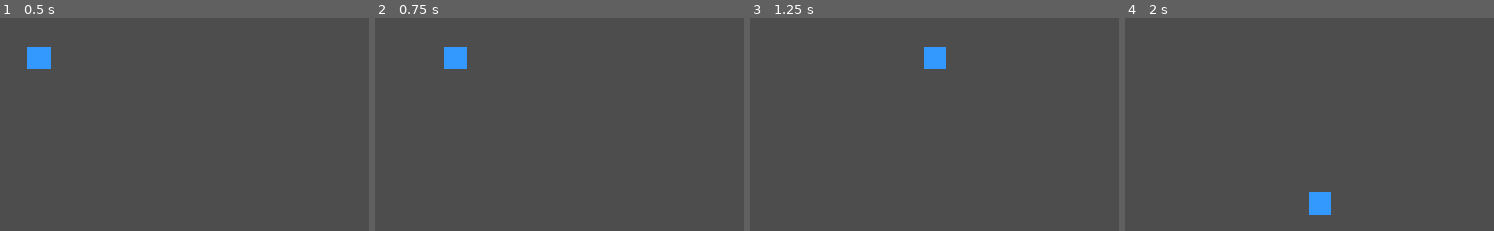
Above: before the commit, frames 1-4 (left to right).
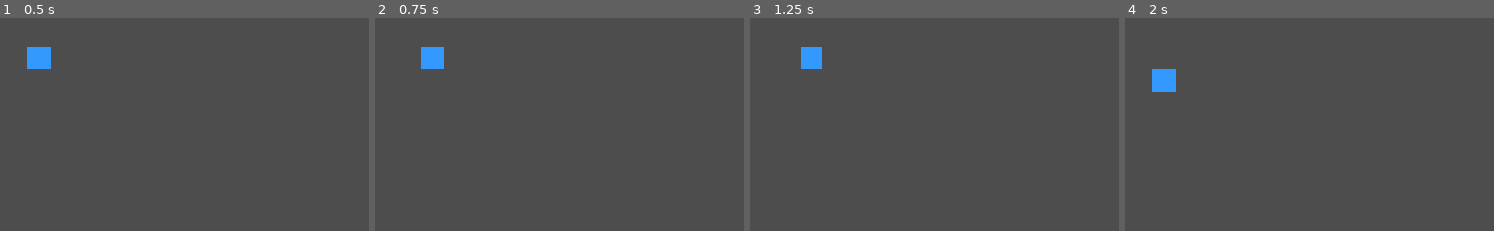
Above: after the commit, the same moments.

Repository: kimtuna/test_game
Game: Godot game, scene res://scenes/Main.tscn
Same seed, same stepped clock (60 frames per second), same inputs: the game is played once before the commit and once after it.
Inputs:
- Up to frame 1 (0.5 s): no input
- Up to frame 2 (0.75 s): tap Enter at 0.5 s; hold Right (ui_right) from 0.53 s (still down)
- Up to frame 3 (1.25 s): keep holding Right (ui_right)
- Up to frame 4 (2 s): release Right (ui_right) at 1.28 s; hold Down (ui_down) from 1.28 s (still down)

Frame 1 is identical in both runs. In frame 2, 1.3% of the frame differs, in the area x 12-25%, y 13-24%; in frame 3, 1.2%; in frame 4, 1.3%, in the area x 7-56%, y 23-93%.

Commit message:
feat: Player.tscn에 Camera2D 추가 — 카메라가 캐릭터를 부드럽게 따라다니도록 구현 (design.md 로드맵 1단계: 캐릭터 이동/카메라)

Diff:
--- a/scenes/Player.tscn
+++ b/scenes/Player.tscn
@@ -12,3 +12,7 @@
 
 [node name="CollisionShape2D" type="CollisionShape2D" parent="."]
 shape = SubResource("RectangleShape2D_1")
+
+[node name="Camera2D" type="Camera2D" parent="."]
+position_smoothing_enabled = true
+position_smoothing_speed = 8.0
